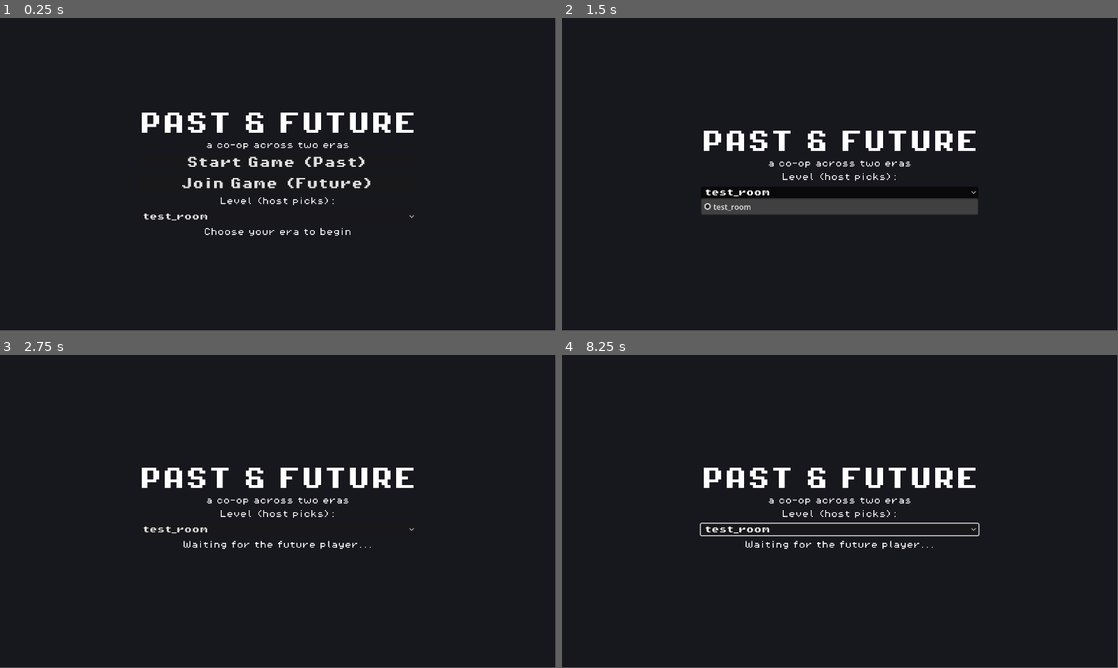
Above: before the commit, frames 1-4 (two rows, left to right).
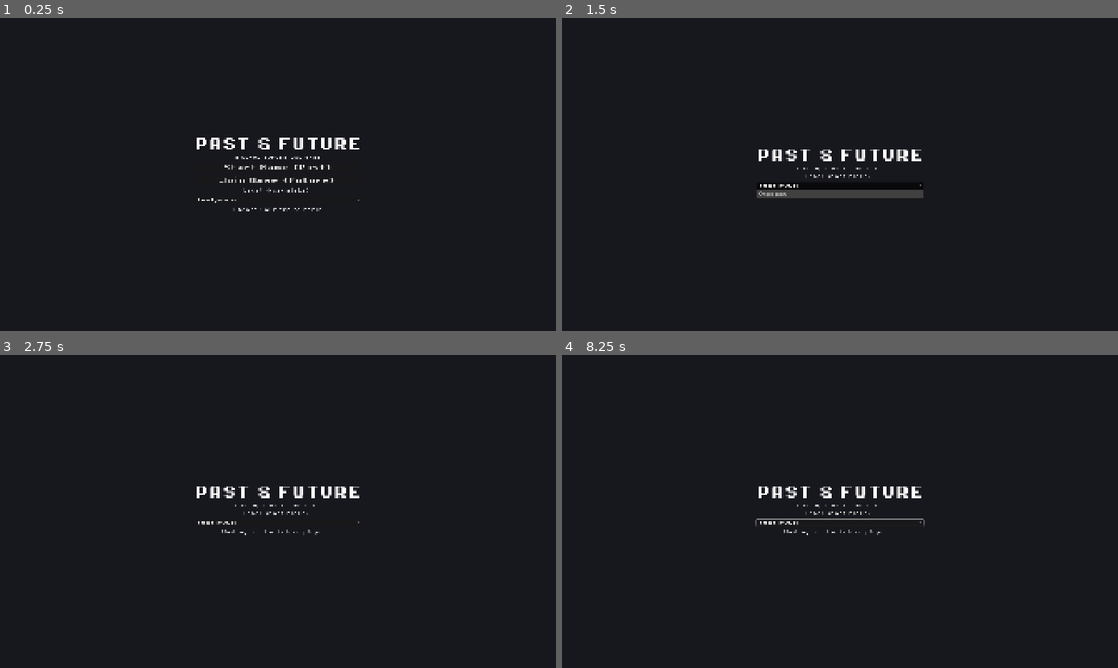
Above: after the commit, the same moments.

Repository: goodbless/first-game-in-godot
Game: Godot game, scene res://scenes/lobby.tscn
Two runs of this game, one before a commit and one after it. Both use one fixed random seed, a clock stepped at 60 frames per second and the inputs below.
Inputs (mouse positions are in pixels of both pictures, inside the frame that each line leads up to):
- Up to frame 1 (0.25 s): no input
- Up to frame 2 (1.5 s): click "Start Game (Past)" at 0.5 s; click "test_room" at 1.25 s
- Up to frame 3 (2.75 s): tap Enter at 2 s; move the mouse to (400, 495) at 2.02 s; hold Right (move_right) from 2.03 s (still down); tap E (interact) at 2.1 s; click (400, 495) at 2.17 s; tap Space (jump) at 2.27, 2.57 s
- Up to frame 4 (8.25 s): release Right (move_right) at 2.75 s; drag from (728, 527) to (812, 574) at 2.77 s; tap Space (jump) at 3.5, 5, 5.27, 5.57, 6.5 s; move the mouse to (895, 442) at 3.52 s; hold Right (move_right) 3.53-4.25 s; tap E (interact) every 1.5 s from 3.6 to 8.1 s; tap Enter at 4.25, 5.75 s; drag from (812, 574) to (673, 464) at 4.27 s; move the mouse to (1006, 558) at 5.02 s; hold Left (move_left) 5.03-5.75 s; drag from (673, 464) to (756, 433) at 5.77 s; move the mouse to (867, 511) at 6.52 s; hold Left (move_left) 6.53-7.25 s; click (867, 511) at 6.67 s; drag from (756, 433) to (728, 527) at 7.27 s; move the mouse to (962, 495) at 8.02 s; hold Right (move_right) from 8.03 s (still down)
In our replay, the window is 799x449 before the commit and 800x450 after it. These sizes can differ from the game's own. Grey fills any space a smaller window leaves; there, only what the larger window draws over its background counts as a difference.

The runs differ from the first frame. In frame 1, 3.7% of the frame differs, in the area x 25-75%, y 30-70%; in frame 2, 5.7%, in the area x 25-75%, y 36-63%; in frame 3, 2.8%; in frame 4, 3.4%.

Commit message:
Auto-setup level scenes from the autoload: create Players/Spawner, loading screen and respawn without per-level game_manager; old flow stays as fallback

Diff:
--- a/First Game/project.godot
+++ b/First Game/project.godot
@@ -27,7 +27,10 @@
 
 [display]
 
+window/size/viewport_width=1920
+window/size/viewport_height=1080
 window/size/always_on_top=true
+window/stretch/mode="canvas_items"
 window/vsync/vsync_mode=0
 
 [editor_plugins]
--- a/First Game/scenes/multiplayer_player.tscn
+++ b/First Game/scenes/multiplayer_player.tscn
@@ -125,7 +125,7 @@
 "duration": 1.0,
 "texture": SubResource("AtlasTexture_5qbp8")
 }],
-"loop": true,
+"loop": 1,
 "name": &"idle",
 "speed": 10.0
 }, {
@@ -133,7 +133,7 @@
 "duration": 1.0,
 "texture": SubResource("AtlasTexture_m4p6y")
 }],
-"loop": true,
+"loop": 1,
 "name": &"jump",
 "speed": 5.0
 }, {
@@ -186,7 +186,7 @@
 "duration": 1.0,
 "texture": SubResource("AtlasTexture_wq37r")
 }],
-"loop": true,
+"loop": 1,
 "name": &"run",
 "speed": 10.0
 }]
@@ -194,36 +194,36 @@
 [sub_resource type="CircleShape2D" id="CircleShape2D_k8tkd"]
 radius = 5.0
 
-[node name="MultiplayerPlayer" type="CharacterBody2D"]
+[node name="MultiplayerPlayer" type="CharacterBody2D" unique_id=1821475338]
 collision_layer = 2
 script = ExtResource("1_47gve")
 
-[node name="PlayerSynchronizer" type="MultiplayerSynchronizer" parent="."]
+[node name="PlayerSynchronizer" type="MultiplayerSynchronizer" parent="." unique_id=624140548]
 replication_config = SubResource("SceneReplicationConfig_2d20i")
 
-[node name="InputSynchronizer" type="MultiplayerSynchronizer" parent="."]
+[node name="InputSynchronizer" type="MultiplayerSynchronizer" parent="." unique_id=1742047937]
 unique_name_in_owner = true
 replication_config = SubResource("SceneReplicationConfig_k8tkd")
 script = ExtResource("2_2d20i")
 
-[node name="AnimatedSprite2D" type="AnimatedSprite2D" parent="."]
+[node name="AnimatedSprite2D" type="AnimatedSprite2D" parent="." unique_id=849144573]
 position = Vector2(0, -12)
 sprite_frames = SubResource("SpriteFrames_2d20i")
 animation = &"jump"
 autoplay = "idle"
 
-[node name="CollisionShape2D" type="CollisionShape2D" parent="."]
+[node name="CollisionShape2D" type="CollisionShape2D" parent="." unique_id=386566152]
 position = Vector2(0, -5)
 shape = SubResource("CircleShape2D_k8tkd")
 
-[node name="Camera2D" type="Camera2D" parent="."]
+[node name="Camera2D" type="Camera2D" parent="." unique_id=527958384]
 position = Vector2(0, -7)
 zoom = Vector2(4, 4)
 limit_bottom = 120
 limit_smoothed = true
 position_smoothing_enabled = true
 
-[node name="RespawnTimer" type="Timer" parent="."]
+[node name="RespawnTimer" type="Timer" parent="." unique_id=16580997]
 wait_time = 0.6
 one_shot = true
 
--- a/First Game/scripts/multiplayer/multiplayer_manager.gd
+++ b/First Game/scripts/multiplayer/multiplayer_manager.gd
@@ -49,12 +49,52 @@
 var _selected_level := 0
 
 var multiplayer_scene = preload("res://scenes/multiplayer_player.tscn")
+var loading_scene = preload("res://scenes/ui/loading_screen.tscn")
 
 var _player_spawn_node: Node2D
 var host_mode_enabled := false
 var multiplayer_mode_enabled := false
 var my_era: Era = Era.NONE
 var _current_level := 0
+var _last_scene_path := ""
+
+
+## Auto-setup watch: on entering a level scene, ensure the structural nodes
+## exist (Players + MultiplayerSpawner + loading screen + respawn schedule).
+## Levels with their own game_manager script keep the old explicit flow.
+## Pure-content levels need none of this — drop them in Levels/ and they work.
+func _process(_delta: float) -> void:
+	var scene := get_tree().current_scene
+	if scene == null or scene.scene_file_path == _last_scene_path:
+		return
+	_last_scene_path = scene.scene_file_path
+	if scene.scene_file_path.begins_with(LEVELS_DIR):
+		_on_level_scene_loaded(scene)
+
+
+func _on_level_scene_loaded(scene: Node) -> void:
+	var root_script: Script = scene.get_script()
+	if root_script != null and root_script.resource_path == "res://scripts/game_manager.gd":
+		return  # explicit per-level flow — leave it alone
+
+	if not scene.has_node("Players"):
+		var players := Node2D.new()
+		players.name = "Players"
+		players.position = Vector2(60, 40)
+		scene.add_child(players)
+	if not scene.has_node("MultiplayerSpawner"):
+		var spawner := MultiplayerSpawner.new()
+		spawner.name = "MultiplayerSpawner"
+		spawner.add_spawnable_scene("uid://u6e7d34la27u")
+		spawner.spawn_limit = 2
+		scene.add_child(spawner)
+		spawner.spawn_path = NodePath("../Players")
+
+	if multiplayer_mode_enabled:
+		scene.add_child(loading_scene.instantiate())
+		if multiplayer.is_server():
+			await get_tree().create_timer(1.0).timeout
+			respawn_all_players()
 
 
 func _refresh_era_visuals():
Not shown: 1 places in First Game/scenes/multiplayer_player.tscn that only renumber resources
